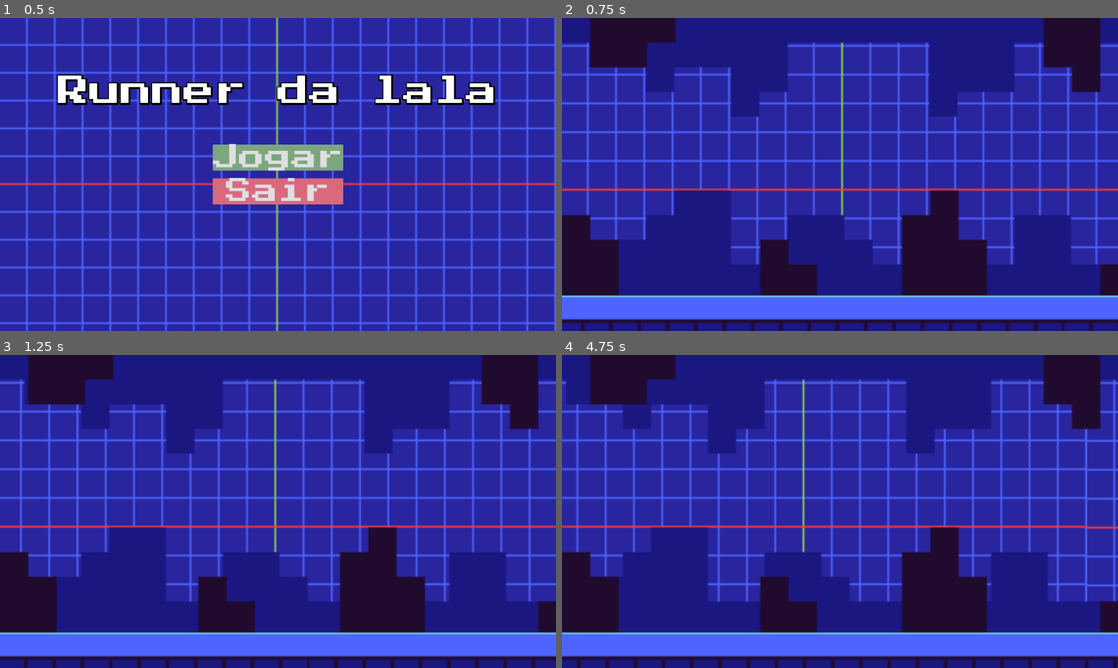
Above: before the commit, frames 1-4 (two rows, left to right).
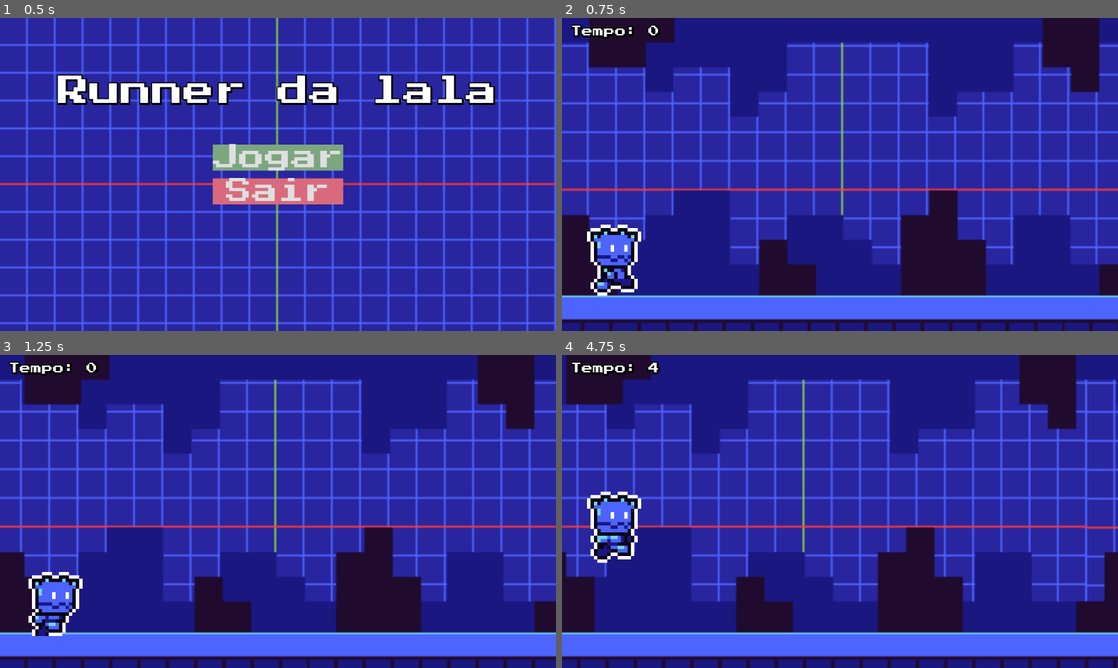
Above: after the commit, the same moments.

Repository: lalarmoss/novo-projeto-de-jogo
Game: Godot game, scene res://control.tscn
Same seed, same stepped clock (60 frames per second), same inputs: the game is played once before the commit and once after it.
Inputs:
- Up to frame 1 (0.5 s): no input
- Up to frame 2 (0.75 s): click "Jogar" at 0.5 s
- Up to frame 3 (1.25 s): no input
- Up to frame 4 (4.75 s): hold Space (ui_select) 1.28-2.03 s; tap Space (ui_select) at 2.1, 2.27, 2.57, 3.6, 3.77, 4.07 s; hold Space (ui_select) 2.78-3.53 s; hold Space (ui_select) from 4.28 s (still down)

Frame 1 is identical in both runs. In frame 2, 2.7% of the frame differs, in the area x 1-97%, y 0-89%; in frame 3, 4.4%; in frame 4, 17%, in the area x 0-100%, y 0-89%.
Error after the commit: Parse Error: Unexpected "if" in class body. (res://gerador.gd:8)

Commit message:
atualizações

Diff:
--- /dev/null
+++ b/gerador.gd
@@ -0,0 +1,10 @@
+extends Node2D
+@export var cena_obstaculo = preload ("res://prefabs/obstaculo.tscn")
+
+var timer = 0.0
+func _process(delta: float) -> void:
+	timer += delta
+
+if timer >= 2.0:
+	timer = 0.0
+	nó.instantiate(
--- /dev/null
+++ b/jogador.gd
@@ -0,0 +1,11 @@
+extends CharacterBody2D
+var velocidade_pulo = -600
+func _physics_process(delta: float) -> void:
+	velocity += get_gravity()*delta
+	if is_on_floor():
+		$imagem.play("default")
+		if Input.is_action_pressed("ui_select"):
+			velocity.y = velocidade_pulo
+	else:
+		$imagem.play("pular")
+	move_and_slide()
--- a/jogo.gd
+++ b/jogo.gd
@@ -1,6 +1,8 @@
 extends Node2D
 
 @export var velocidade: int
+var timer = 0.0
+var fim = false
 
 func _ready() -> void:
 	velocidade = 400
@@ -17,23 +19,35 @@
 	if $Fundo2.position.x < -1152:
 		$Fundo2.position.x = 1152
 
-
-	# constantemente desloca o sprite pra esquerda
 	$Chao.position.x -= velocidade * delta *2
 	$Chao2.position.x -= velocidade * delta*2
 
-	if $Chao.position.x < -1152: # se o fundo sair de cena pela esquerda
-		$Chao.position.x = 1152 # coloque ele após a cena na direita
+	if $Chao.position.x < -1152:
+		$Chao.position.x = 1152
 
 	if $Chao2.position.x < -1152:
 		$Chao2.position.x = 1152
 
-	$meioazul.position.x -= velocidade * delta * 0.03
-	$meioazul2.position.x -= velocidade * delta * 0.03
+	$meioazul.position.x -= velocidade * delta * 0.05
+	$meioazul2.position.x -= velocidade * delta * 0.05
 
 
-	if$meioazul .position.x < -1152: # se o fundo sair de cena pela esquerda
-		$meioazul.position.x = 1152 # coloque ele após a cena na direita
+	if$meioazul .position.x < -1152:
+		$meioazul.position.x = 1152
 
-	if $meioazul2.position.x < -1152: # se o fundo sair de cena pela esquerda
-		$meioazul2.position.x = 1152 # coloque ele após a cena na direita
+	if $meioazul2.position.x < -1152:
+		$meioazul2.position.x = 1152
+
+	if$meiopreto .position.x < -1152:
+		$meiopreto.position.x = 1152
+
+	if$meiopreto2 .position.x < -1152:
+		$meiopreto2.position.x = 1152
+
+	$meiopreto.position.x -= velocidade * delta * 0.03
+	$meiopreto2.position.x -= velocidade * delta * 0.03
+
+	$Tempo.label_settings = $Tempo.label_settings.duplicate()
+	if not fim:
+		timer += delta
+		$Tempo.text = "Tempo: " + str(int(timer))
--- a/jogo.tscn
+++ b/jogo.tscn
@@ -5,9 +5,91 @@
 [ext_resource type="Texture2D" uid="uid://c2r8bi4toj8c4" path="res://recursos/foreground.png" id="3_qn35j"]
 [ext_resource type="Texture2D" uid="uid://dnqbhcwos2t5o" path="res://recursos/middleground2.png" id="4_qn35j"]
 [ext_resource type="Texture2D" uid="uid://qdk8oqqq4358" path="res://recursos/middleground1.png" id="5_8c340"]
+[ext_resource type="Texture2D" uid="uid://btswwquctinn7" path="res://recursos/player.png" id="6_8c340"]
+[ext_resource type="Script" uid="uid://dxolwug1p72xq" path="res://jogador.gd" id="6_45nkh"]
+[ext_resource type="Script" uid="uid://cv3kkjv4bdvrd" path="res://gerador.gd" id="8_ysdx3"]
+[ext_resource type="FontFile" uid="uid://dlrpabx8n33vs" path="res://recursos/PressStart2P-Regular.ttf" id="9_t8pok"]
 
 [sub_resource type="RectangleShape2D" id="RectangleShape2D_8c340"]
 size = Vector2(1170, 107.5)
+
+[sub_resource type="AtlasTexture" id="AtlasTexture_45nkh"]
+atlas = ExtResource("6_8c340")
+region = Rect2(0, 0, 48, 48)
+
+[sub_resource type="AtlasTexture" id="AtlasTexture_ysdx3"]
+atlas = ExtResource("6_8c340")
+region = Rect2(48, 0, 48, 48)
+
+[sub_resource type="AtlasTexture" id="AtlasTexture_t8pok"]
+atlas = ExtResource("6_8c340")
+region = Rect2(96, 0, 48, 48)
+
+[sub_resource type="AtlasTexture" id="AtlasTexture_mtw28"]
+atlas = ExtResource("6_8c340")
+region = Rect2(144, 0, 48, 48)
+
+[sub_resource type="AtlasTexture" id="AtlasTexture_orj5g"]
+atlas = ExtResource("6_8c340")
+region = Rect2(192, 0, 48, 48)
+
+[sub_resource type="AtlasTexture" id="AtlasTexture_01kpq"]
+atlas = ExtResource("6_8c340")
+region = Rect2(240, 0, 48, 48)
+
+[sub_resource type="AtlasTexture" id="AtlasTexture_msvki"]
+atlas = ExtResource("6_8c340")
+region = Rect2(0, 48, 48, 48)
+
+[sub_resource type="AtlasTexture" id="AtlasTexture_qew1n"]
+atlas = ExtResource("6_8c340")
+region = Rect2(0, 96, 48, 48)
+
+[sub_resource type="SpriteFrames" id="SpriteFrames_msvki"]
+animations = [{
+"frames": [{
+"duration": 1.0,
+"texture": SubResource("AtlasTexture_45nkh")
+}, {
+"duration": 1.0,
+"texture": SubResource("AtlasTexture_ysdx3")
+}, {
+"duration": 1.0,
+"texture": SubResource("AtlasTexture_t8pok")
+}, {
+"duration": 1.0,
+"texture": SubResource("AtlasTexture_mtw28")
+}, {
+"duration": 1.0,
+"texture": SubResource("AtlasTexture_orj5g")
+}, {
+"duration": 1.0,
+"texture": SubResource("AtlasTexture_01kpq")
+}],
+"loop": true,
+"name": &"default",
+"speed": 5.0
+}, {
+"frames": [{
+"duration": 1.0,
+"texture": SubResource("AtlasTexture_msvki")
+}, {
+"duration": 1.0,
+"texture": SubResource("AtlasTexture_qew1n")
+}],
+"loop": true,
+"name": &"pular",
+"speed": 5.0
+}]
+
+[sub_resource type="RectangleShape2D" id="RectangleShape2D_qlqx7"]
+size = Vector2(111, 149)
+
+[sub_resource type="LabelSettings" id="LabelSettings_mtw28"]
+font = ExtResource("9_t8pok")
+font_size = 23
+shadow_size = 13
+shadow_color = Color(0, 0, 0, 1)
 
 [node name="jogo" type="Node2D" unique_id=1243322479]
 script = ExtResource("1_yq54j")
@@ -63,3 +145,32 @@
 scale = Vector2(3.653125, 3.1888888)
 texture = ExtResource("5_8c340")
 centered = false
+
+[node name="jogador" type="CharacterBody2D" parent="." unique_id=1269092705]
+position = Vector2(1, -9)
+script = ExtResource("6_45nkh")
+
+[node name="imagem" type="AnimatedSprite2D" parent="jogador" unique_id=1668168813]
+texture_filter = 1
+position = Vector2(107, 534)
+scale = Vector2(7, 7)
+sprite_frames = SubResource("SpriteFrames_msvki")
+animation = &"pular"
+frame_progress = 0.45647618
+
+[node name="corpo" type="CollisionShape2D" parent="jogador" unique_id=1124069723]
+position = Vector2(106.5, 508.5)
+shape = SubResource("RectangleShape2D_qlqx7")
+debug_color = Color(0.938375, 1.5305579e-05, 0.6261036, 0.41960785)
+
+[node name="Gerador" type="Node2D" parent="." unique_id=1739161478]
+position = Vector2(638, 570)
+script = ExtResource("8_ysdx3")
+
+[node name="Tempo" type="Label" parent="." unique_id=224057351]
+offset_left = 18.0
+offset_top = 16.0
+offset_right = 130.0
+offset_bottom = 39.0
+text = "Tempo: "
+label_settings = SubResource("LabelSettings_mtw28")
--- /dev/null
+++ b/obstaculo.gd
@@ -0,0 +1,2 @@
+extends Area2D
+var velocidade = 2
--- /dev/null
+++ b/prefabs/obstaculo.tscn
@@ -0,0 +1,19 @@
+[gd_scene format=3 uid="uid://crmhwskxdv87t"]
+
+[ext_resource type="Script" uid="uid://bq4k6p4bvbjln" path="res://obstaculo.gd" id="1_b15wn"]
+[ext_resource type="Texture2D" uid="uid://bcvipaf5wddu1" path="res://recursos/thorn.png" id="2_iu6bj"]
+
+[sub_resource type="RectangleShape2D" id="RectangleShape2D_2kwqw"]
+size = Vector2(62, 17)
+
+[node name="obstaculo" type="Area2D" unique_id=1290631840 groups=["obstaculos"]]
+script = ExtResource("1_b15wn")
+
+[node name="ImagemObstaculo" type="Sprite2D" parent="." unique_id=1265357071]
+texture_filter = 1
+position = Vector2(1.9999999, -24.999998)
+scale = Vector2(4.165, 4.165)
+texture = ExtResource("2_iu6bj")
+
+[node name="CorpoO" type="CollisionShape2D" parent="." unique_id=455062130]
+shape = SubResource("RectangleShape2D_2kwqw")
--- a/project.godot
+++ b/project.godot
@@ -20,6 +20,10 @@
 window/stretch/mode="viewport"
 window/stretch/aspect="expand"
 
+[global_group]
+
+obstaculos=""
+
 [physics]
 
 3d/physics_engine="Jolt Physics"
Not shown, added: gerador.gd.uid
Not shown, added: jogador.gd.uid
Not shown, added: obstaculo.gd.uid
